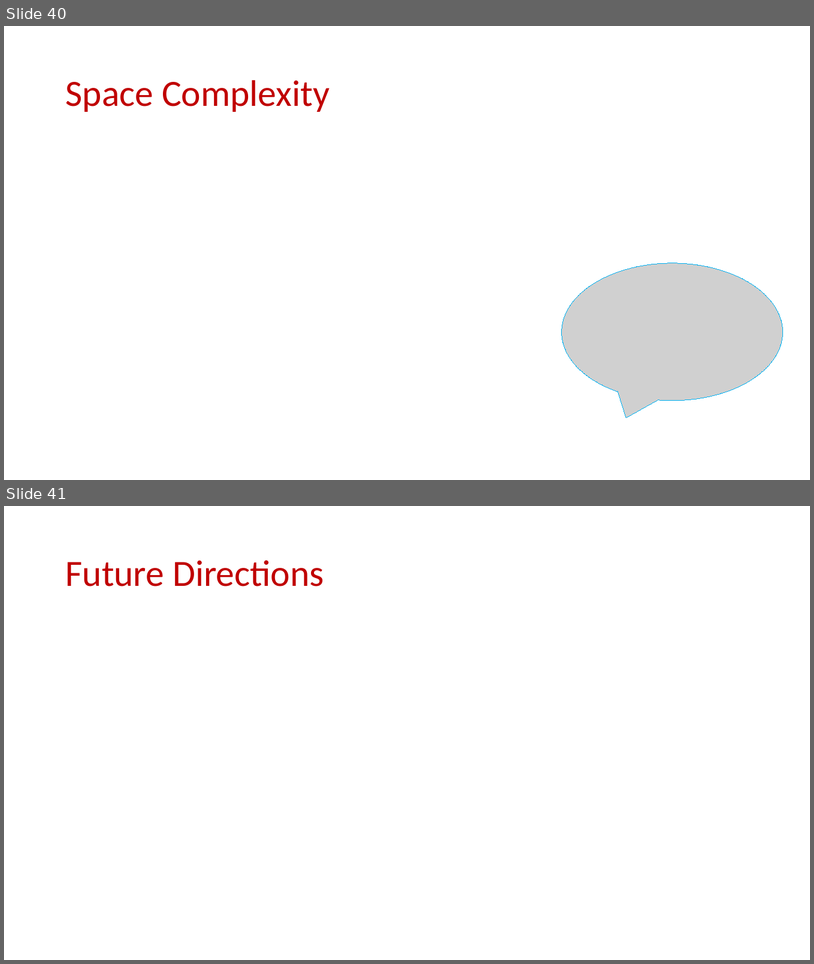
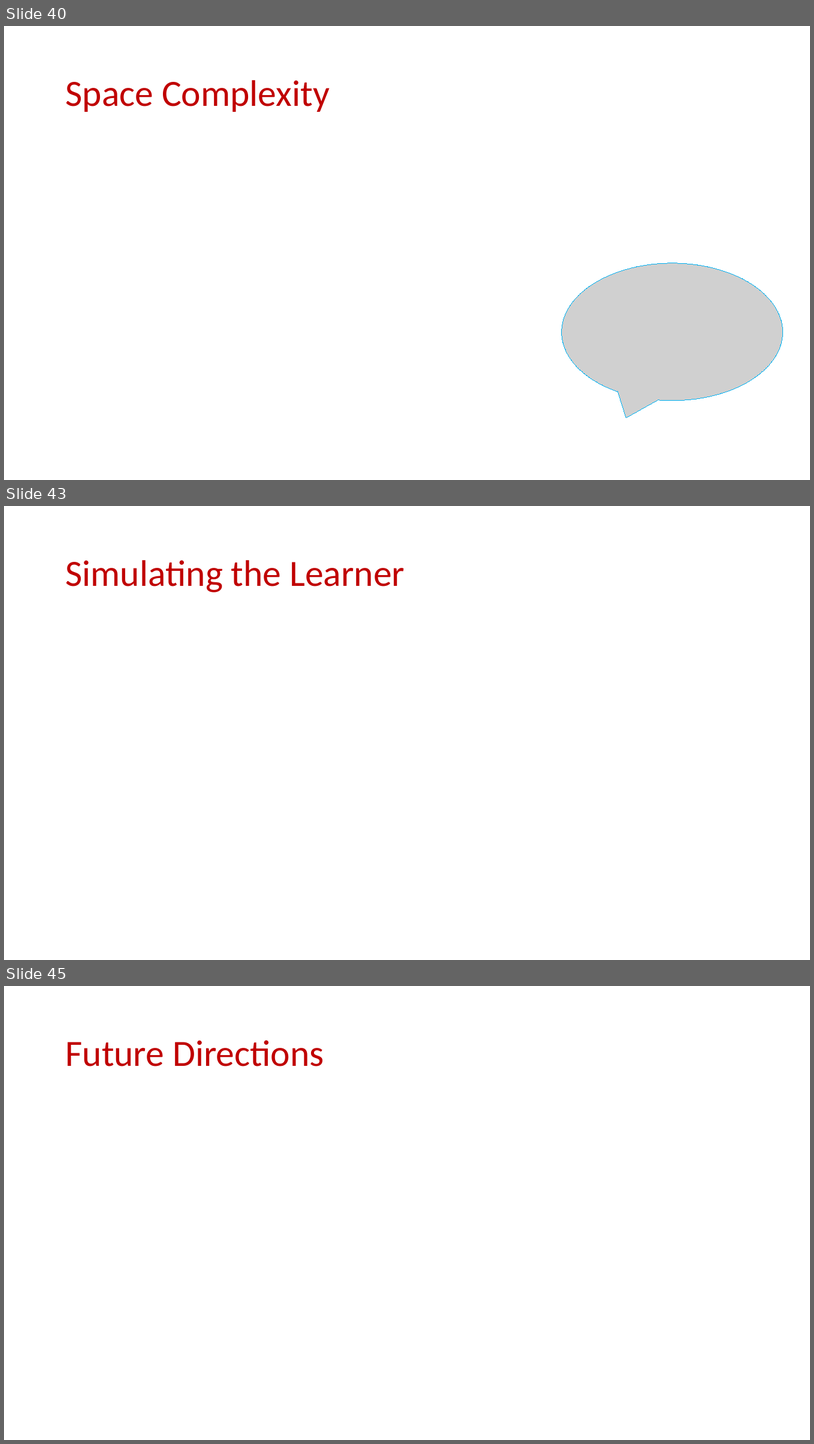
Before and after one commit to samsonzhou/samsonzhou.github.io, a slide deck: other-talks/Zhou-Adversarial-Robustness.pptx. Shown one above the other, each under a label of ours: slides 40 and 41 before the commit, slides 40, 43 and 45 after it; the slides between them are not shown. The pictures are 814x964 and 814x1444 pixels, drawn with LibreOffice and Linux fonts; fonts in the diff are those of the drawing; grey boxes stand for pictures. Boxes give left, top, right and bottom in pixels: in the first picture for what was removed or moved away, otherwise in the second. Text is boxed around its words. In the diff, an @@ line names an element or a change of style, - is before the commit and + after.

```diff
--- a/other-talks/Zhou-Adversarial-Robustness.pptx
+++ b/other-talks/Zhou-Adversarial-Robustness.pptx
@@ slide 43 added at (4, 506, 810, 960), background #FFFFFF @@
@@ title added at (65, 560, 405, 592), 44 pt, text #C00000 @@
+Simulating the Learner
@@ what was slide 41 is now slide 45 @@
```
Also in this commit, not shown: 3 other slides added.
